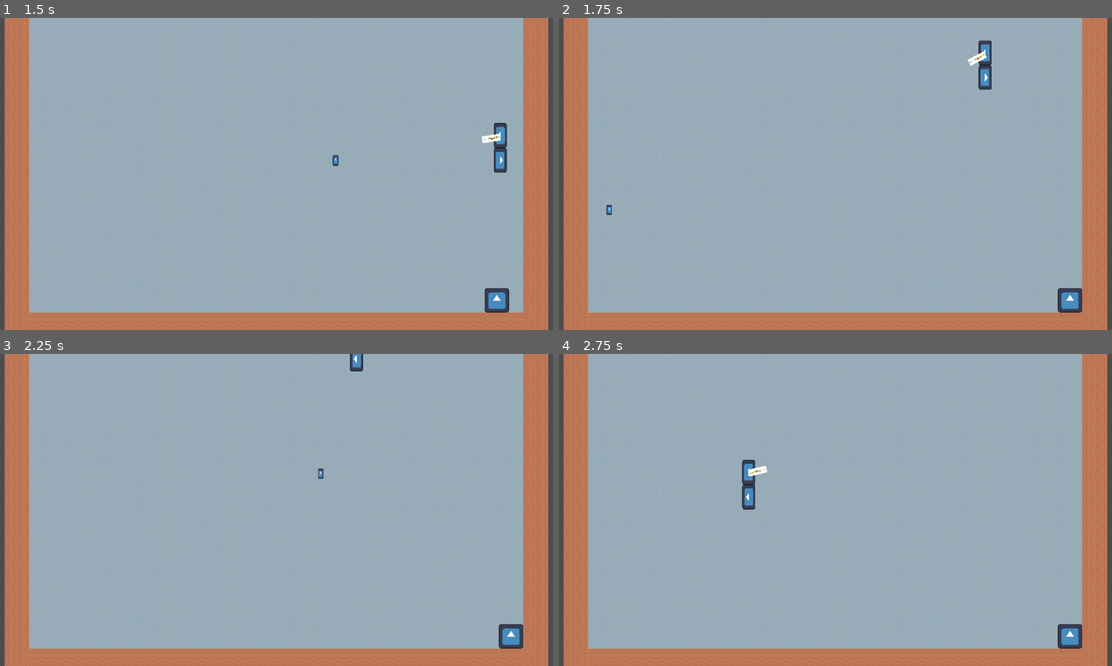
Above: before the commit, frames 1-4 (two rows, left to right).
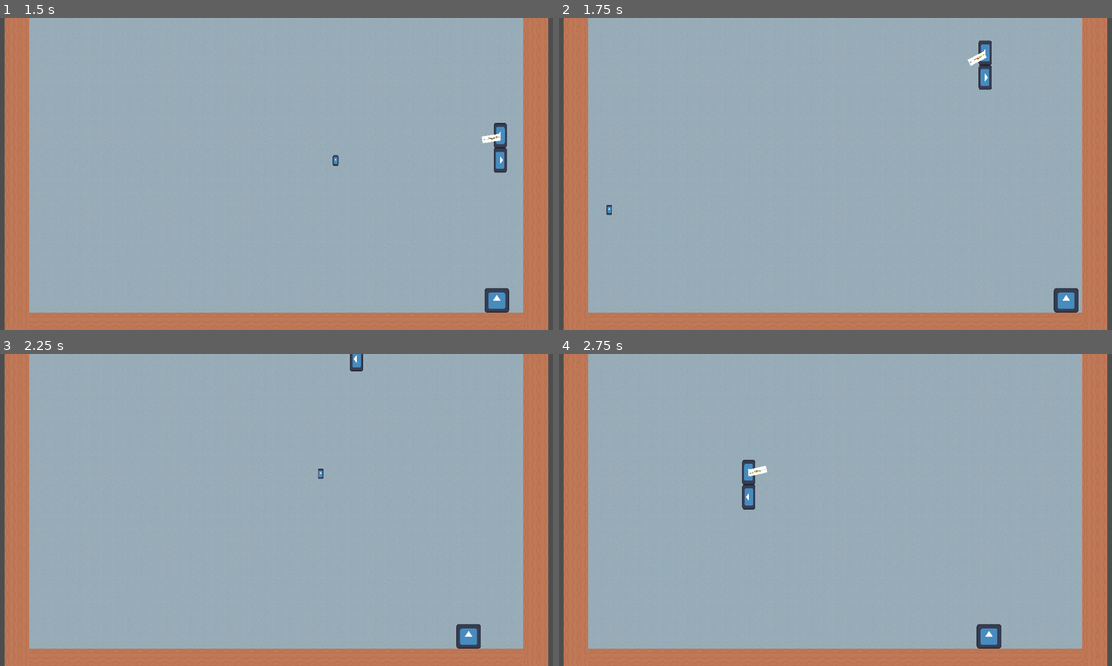
Above: after the commit, the same moments.

Repository: deruitda/ludum-dare-56
Game: Godot game, scene res://andrew_scene.tscn
Same seed, same stepped clock (60 frames per second), same inputs: the game is played once before the commit and once after it. The engine's default icon, where the game draws it, is replaced by a stand-in: a white triangle on a blue panel in a dark square.
Inputs (mouse positions are in pixels of both pictures, inside the frame that each line leads up to):
- Up to frame 1 (1.5 s): move the mouse to (398, 158) at 0.52 s; hold D (move_right) from 0.53 s (still down); click (398, 158) at 0.6 s; tap Space (jump) at 0.77 s; move the mouse to (165, 189) at 1.27 s; click (165, 189) at 1.35 s
- Up to frame 2 (1.75 s): keep holding D (move_right); tap Space (jump) at 1.52 s
- Up to frame 3 (2.25 s): move the mouse to (331, 441) at 2.02 s; release D (move_right) at 2.03 s; hold A (move_left) from 2.03 s (still down); click (331, 441) at 2.1 s
- Up to frame 4 (2.75 s): keep holding A (move_left)

Frame 1 is identical in both runs. In frame 2, 0.2% of the frame differs, in the area x 89-95%, y 86-95%; in frame 3, 0.7%; in frame 4, 0.7%, in the area x 75-95%, y 86-95%.

Commit message:
some andrew scene stuff

Diff:
--- a/andrew_scene.tscn
+++ b/andrew_scene.tscn
@@ -17,7 +17,7 @@
 [node name="Player" parent="World" instance=ExtResource("1_t5ocu")]
 position = Vector2(414, -301)
 
-[node name="Larvae" parent="World" instance=ExtResource("3_vyx2e")]
+[node name="TermiteLarvae" parent="World" instance=ExtResource("3_vyx2e")]
 position = Vector2(975, -251)
 
 [node name="Camera2D" type="Camera2D" parent="World"]
--- a/scenes/enemies/termite_larvae.gd
+++ b/scenes/enemies/termite_larvae.gd
@@ -5,10 +5,15 @@
 @export var velocity_component: VelocityComponent
 @export var start_direction: Vector2 = Vector2.RIGHT
 
+@export var toggle_direction_timer: Timer
+
 @onready var current_direction: Vector2
 
 func _ready() -> void:
 	current_direction = start_direction
+	toggle_direction_timer.autostart = false
+	toggle_direction_timer.start()
+	toggle_direction_timer.timeout.connect(_on_toggle_direction_timer_timeout)
 	pass # Replace with function body.
 
 
@@ -16,8 +21,12 @@
 func _physics_process(delta: float) -> void:
 	if not is_on_floor() and not is_on_wall() and not is_on_ceiling():
 		velocity_component.apply_gravity(delta)
+
+	if is_on_wall() and is_on_floor():
+		toggle_current_direction()
 	velocity_component.apply_run(current_direction)
 	velocity_component.do_move(self)
+
 	pass
 
 func _on_died() -> void:
@@ -32,4 +41,5 @@
 
 func _on_toggle_direction_timer_timeout() -> void:
 	toggle_current_direction()
+	toggle_direction_timer.start()
 	pass # Replace with function body.
--- a/scenes/enemies/termite_larvae.tscn
+++ b/scenes/enemies/termite_larvae.tscn
@@ -1,13 +1,10 @@
-[gd_scene load_steps=9 format=3 uid="uid://nuahsfm77qjp"]
+[gd_scene load_steps=8 format=3 uid="uid://nuahsfm77qjp"]
 
-[ext_resource type="PackedScene" uid="uid://dqgxt6ms0uyu8" path="res://scenes/enemies/health_component.tscn" id="1_38jc2"]
+[ext_resource type="PackedScene" uid="uid://dqgxt6ms0uyu8" path="res://scenes/entity_composition/health_component.tscn" id="1_38jc2"]
 [ext_resource type="Script" path="res://scenes/enemies/termite_larvae.gd" id="1_l1k41"]
 [ext_resource type="Texture2D" uid="uid://co01gstpumt0c" path="res://icon.svg" id="2_7u467"]
-[ext_resource type="PackedScene" uid="uid://can23048py54m" path="res://scenes/enemies/hurt_box.tscn" id="3_dfm05"]
-[ext_resource type="Script" path="res://scenes/enemies/velocity_component.gd" id="5_b7uhe"]
-
-[sub_resource type="RectangleShape2D" id="RectangleShape2D_qdokf"]
-size = Vector2(63, 63)
+[ext_resource type="PackedScene" uid="uid://can23048py54m" path="res://scenes/entity_composition/hurt_box.tscn" id="3_dfm05"]
+[ext_resource type="Script" path="res://scenes/entity_composition/velocity_component.gd" id="5_b7uhe"]
 
 [sub_resource type="RectangleShape2D" id="RectangleShape2D_bqby1"]
 size = Vector2(64, 64)
@@ -15,28 +12,23 @@
 [sub_resource type="RectangleShape2D" id="RectangleShape2D_rdvc8"]
 size = Vector2(64, 64)
 
-[node name="TermiteLarvae" type="CharacterBody2D" node_paths=PackedStringArray("velocity_component")]
+[node name="TermiteLarvae" type="CharacterBody2D" node_paths=PackedStringArray("velocity_component", "toggle_direction_timer")]
 collision_layer = 8
 collision_mask = 15
-platform_floor_layers = 4294967282
-platform_wall_layers = 4
+platform_floor_layers = 4294967240
+platform_wall_layers = 6
 script = ExtResource("1_l1k41")
 velocity_component = NodePath("VelocityComponent")
+toggle_direction_timer = NodePath("VelocityComponent/DefaultToggleDirectionTimer")
 
-[node name="CollisionShape2D2" type="CollisionShape2D" parent="."]
-position = Vector2(0.5, 0.5)
-shape = SubResource("RectangleShape2D_qdokf")
-debug_color = Color(0, 0.356863, 0.129412, 0.419608)
-
-[node name="HealthComponent" parent="." instance=ExtResource("1_38jc2")]
+[node name="CollisionShape2D" type="CollisionShape2D" parent="."]
+shape = SubResource("RectangleShape2D_bqby1")
 
 [node name="Sprite2D" type="Sprite2D" parent="."]
 scale = Vector2(0.5, 0.5)
 texture = ExtResource("2_7u467")
 
-[node name="CollisionShape2D" type="CollisionShape2D" parent="."]
-visible = false
-shape = SubResource("RectangleShape2D_bqby1")
+[node name="HealthComponent" parent="." instance=ExtResource("1_38jc2")]
 
 [node name="HurtBox" parent="." node_paths=PackedStringArray("health_component") instance=ExtResource("3_dfm05")]
 collision_layer = 16
@@ -44,6 +36,7 @@
 health_component = NodePath("../HealthComponent")
 
 [node name="CollisionShape2D" type="CollisionShape2D" parent="HurtBox"]
+visible = false
 shape = SubResource("RectangleShape2D_rdvc8")
 
 [node name="VelocityComponent" type="Node" parent="."]
@@ -51,8 +44,8 @@
 max_speed = 200.0
 wall_slide_speed = 0.0
 
-[node name="ToggleDirectionTimer" type="Timer" parent="VelocityComponent"]
+[node name="DefaultToggleDirectionTimer" type="Timer" parent="VelocityComponent"]
+wait_time = 5.0
 
 [connection signal="died" from="HealthComponent" to="." method="_on_died"]
 [connection signal="hit_by_bullet" from="HurtBox" to="." method="_on_hurt_box_hit_by_bullet"]
-[connection signal="timeout" from="VelocityComponent/ToggleDirectionTimer" to="." method="_on_toggle_direction_timer_timeout"]
--- a/scenes/enemies/health_component.tscn
+++ b/scenes/entity_composition/health_component.tscn
@@ -1,6 +1,6 @@
 [gd_scene load_steps=2 format=3 uid="uid://dqgxt6ms0uyu8"]
 
-[ext_resource type="Script" path="res://scenes/enemies/health_component.gd" id="1_blwcj"]
+[ext_resource type="Script" path="res://scenes/entity_composition/health_component.gd" id="1_blwcj"]
 
 [node name="HealthComponent" type="Node"]
 script = ExtResource("1_blwcj")
--- a/scenes/enemies/hurt_box.tscn
+++ b/scenes/entity_composition/hurt_box.tscn
@@ -1,6 +1,6 @@
 [gd_scene load_steps=2 format=3 uid="uid://can23048py54m"]
 
-[ext_resource type="Script" path="res://scenes/enemies/hurt_box.gd" id="1_skux0"]
+[ext_resource type="Script" path="res://scenes/entity_composition/hurt_box.gd" id="1_skux0"]
 
 [node name="HurtBox" type="Area2D"]
 script = ExtResource("1_skux0")
--- a/scenes/enemies/velocity_component.tscn
+++ b/scenes/entity_composition/velocity_component.tscn
@@ -1,6 +1,6 @@
 [gd_scene load_steps=2 format=3 uid="uid://bqa4jle60cl0a"]
 
-[ext_resource type="Script" path="res://scenes/enemies/velocity_component.gd" id="1_0mqbk"]
+[ext_resource type="Script" path="res://scenes/entity_composition/velocity_component.gd" id="1_0mqbk"]
 
 [node name="VelocityComponent" type="Node"]
 script = ExtResource("1_0mqbk")
--- a/scenes/player/gun/bullet.tscn
+++ b/scenes/gun/bullet.tscn
@@ -1,6 +1,6 @@
 [gd_scene load_steps=4 format=3 uid="uid://fvifpd00chk8"]
 
-[ext_resource type="Script" path="res://scenes/player/gun/bullet.gd" id="1_cdvcq"]
+[ext_resource type="Script" path="res://scenes/gun/bullet.gd" id="1_cdvcq"]
 [ext_resource type="Texture2D" uid="uid://co01gstpumt0c" path="res://icon.svg" id="2_uevlj"]
 
 [sub_resource type="CapsuleShape2D" id="CapsuleShape2D_qj0nb"]
--- a/scenes/player/gun/gun.tscn
+++ b/scenes/gun/gun.tscn
@@ -1,8 +1,8 @@
 [gd_scene load_steps=4 format=3 uid="uid://br7b7ao0pn4rr"]
 
-[ext_resource type="Script" path="res://scenes/player/gun/gun.gd" id="1_tv8xg"]
-[ext_resource type="Texture2D" uid="uid://by7hcie0au88s" path="res://scenes/player/gun/gun.webp" id="2_cotgs"]
-[ext_resource type="PackedScene" uid="uid://fvifpd00chk8" path="res://scenes/player/gun/bullet.tscn" id="2_yj2hu"]
+[ext_resource type="Script" path="res://scenes/gun/gun.gd" id="1_tv8xg"]
+[ext_resource type="Texture2D" uid="uid://by7hcie0au88s" path="res://scenes/gun/gun.webp" id="2_cotgs"]
+[ext_resource type="PackedScene" uid="uid://fvifpd00chk8" path="res://scenes/gun/bullet.tscn" id="2_yj2hu"]
 
 [node name="Gun" type="Node2D" node_paths=PackedStringArray("muzzle_position")]
 script = ExtResource("1_tv8xg")
--- a/scenes/player/player.tscn
+++ b/scenes/player/player.tscn
@@ -2,10 +2,10 @@
 
 [ext_resource type="Texture2D" uid="uid://co01gstpumt0c" path="res://icon.svg" id="1_mu45x"]
 [ext_resource type="Script" path="res://scenes/player/player.gd" id="1_y4k5w"]
-[ext_resource type="PackedScene" uid="uid://br7b7ao0pn4rr" path="res://scenes/player/gun/gun.tscn" id="2_sf2fd"]
-[ext_resource type="PackedScene" uid="uid://dqgxt6ms0uyu8" path="res://scenes/enemies/health_component.tscn" id="3_e2fg7"]
-[ext_resource type="PackedScene" uid="uid://bqa4jle60cl0a" path="res://scenes/enemies/velocity_component.tscn" id="4_nqq8h"]
-[ext_resource type="Script" path="res://scenes/player/gun/gun_pivot.gd" id="4_tvvnj"]
+[ext_resource type="PackedScene" uid="uid://br7b7ao0pn4rr" path="res://scenes/gun/gun.tscn" id="2_sf2fd"]
+[ext_resource type="PackedScene" uid="uid://dqgxt6ms0uyu8" path="res://scenes/entity_composition/health_component.tscn" id="3_e2fg7"]
+[ext_resource type="PackedScene" uid="uid://bqa4jle60cl0a" path="res://scenes/entity_composition/velocity_component.tscn" id="4_nqq8h"]
+[ext_resource type="Script" path="res://scenes/gun/gun_pivot.gd" id="4_tvvnj"]
 
 [sub_resource type="RectangleShape2D" id="RectangleShape2D_jr7co"]
 size = Vector2(120, 128)
Renamed: scenes/enemies/health_component.gd -> scenes/entity_composition/health_component.gd
Renamed: scenes/enemies/hurt_box.gd -> scenes/entity_composition/hurt_box.gd
Renamed: scenes/enemies/velocity_component.gd -> scenes/entity_composition/velocity_component.gd
Renamed: scenes/player/gun/bullet.gd -> scenes/gun/bullet.gd
Renamed: scenes/player/gun/gun.gd -> scenes/gun/gun.gd
Renamed: scenes/player/gun/gun.webp -> scenes/gun/gun.webp
Not shown, changed: scenes/gun/gun.webp.import
Renamed: scenes/player/gun/gun_pivot.gd -> scenes/gun/gun_pivot.gd
